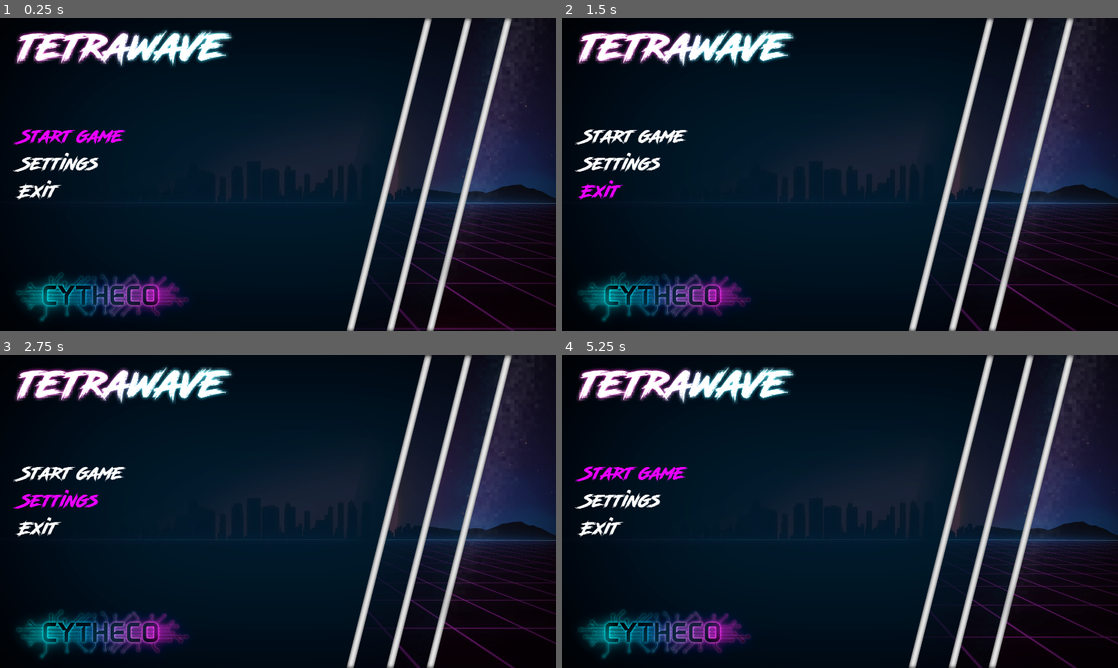
Above: before the commit, frames 1-4 (two rows, left to right).
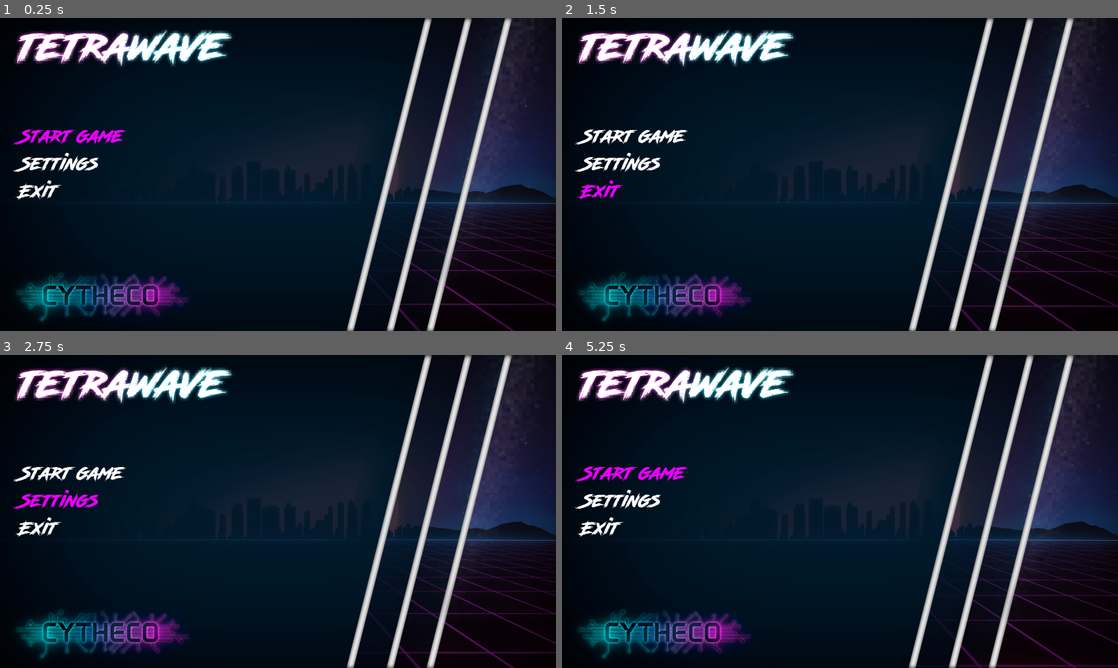
Above: after the commit, the same moments.

Repository: Cydeamon/BlockWave
Game: Godot game, scene res://Main.tscn
Same seed, same stepped clock (60 frames per second), same inputs: the game is played once before the commit and once after it. Sound files missing from this copy of the repository are replaced by a short silence.
Inputs (mouse positions are in pixels of both pictures, inside the frame that each line leads up to):
- Up to frame 1 (0.25 s): no input
- Up to frame 2 (1.5 s): move the mouse to (962, 158) at 0.52 s; hold Right (move_right) 0.53-1.28 s; hold Up (drop) 0.53-1.28 s; click (962, 158) at 0.67 s; tap H (hold) at 0.8, 1.35 s; move the mouse to (728, 190) at 1.27 s; hold Down (move_down) from 1.28 s (still down)
- Up to frame 3 (2.75 s): tap Up (drop) at 1.55 s; move the mouse to (333, 442) at 2.02 s; release Down (move_down) at 2.03 s; hold Right (move_right) from 2.03 s (still down); hold Up (drop) from 2.03 s (still down); tap H (hold) at 2.3 s
- Up to frame 4 (5.25 s): move the mouse to (812, 574) at 2.77 s; release Up (drop) at 2.78 s; tap H (hold) at 2.85, 3.8, 4.35 s; click (812, 574) at 2.92 s; tap Up (drop) at 3.05, 4.55 s; move the mouse to (1006, 558) at 3.52 s; release Right (move_right) at 3.53 s; hold Up (drop) 3.53-4.28 s; hold Left (move_left) 3.53-5.03 s; move the mouse to (673, 464) at 4.27 s; move the mouse to (867, 511) at 5.02 s; hold Down (move_down) from 5.03 s (still down); hold Up (drop) from 5.03 s (still down); click (867, 511) at 5.17 s

The runs differ from the first frame. In frame 1, 0.6% of the frame differs, in the area x 70-100%, y 67-100%; in frame 2, 0.4%; in frame 3, 0.5%; in frame 4, 0.6%.

Commit message:
Optimizations. Bug fixes. Tweaking

Diff:
--- a/Main.tscn
+++ b/Main.tscn
@@ -86,6 +86,7 @@
 
 [node name="bg_animation" type="AnimatedSprite" parent="."]
 frames = SubResource( 1 )
+frame = 4
 playing = true
 centered = false
 
@@ -139,11 +140,6 @@
 [node name="GameField" type="Node2D" parent="Game"]
 position = Vector2( 700, 50 )
 
-[node name="gamefield_bg" type="ColorRect" parent="Game/GameField"]
-margin_right = 500.0
-margin_bottom = 978.0
-color = Color( 0, 0.443137, 0.501961, 1 )
-
 [node name="GameFieldCells" parent="Game/GameField" instance=ExtResource( 34 )]
 number_of_rows = 20
 number_of_cells_in_row = 10
@@ -153,6 +149,7 @@
 wait_time = 0.5
 
 [node name="Menu" type="Node2D" parent="."]
+visible = false
 
 [node name="bg_gameover" type="Sprite" parent="Menu"]
 texture = ExtResource( 2 )
@@ -203,7 +200,7 @@
 [node name="SoundsPlayer" type="AudioStreamPlayer" parent="."]
 
 [node name="input_timer" type="Timer" parent="."]
-wait_time = 0.11
+wait_time = 0.15
 autostart = true
 
 [node name="AnimationPlayer" type="AnimationPlayer" parent="."]
--- a/project.godot
+++ b/project.godot
@@ -19,6 +19,7 @@
 window/size/width=1920
 window/size/height=1080
 window/size/resizable=false
+window/size/fullscreen=true
 window/size/test_width=1280
 window/size/test_height=720
 window/stretch/mode="viewport"
--- a/src/Main.gd
+++ b/src/Main.gd
@@ -141,7 +141,11 @@
 	while row >= 0:
 		for j in gamefield.number_of_cells_in_row:
 			var cell = gamefield.get_node('cell_' + str(row) + '_' + str(j))
-			var upper_cell = gamefield.get_node('cell_' + str(row-1) + '_' + str(j))
+			var upper_cell = null;
+
+			if row > 0:
+				upper_cell = gamefield.get_node('cell_' + str(row-1) + '_' + str(j))
+
 			var upper_cell_value = 0
 
 			if upper_cell != null:
@@ -285,9 +289,16 @@
 				if direction == "right":
 					next_x += 1
 
+				var out_of_range_x = !(next_x >= 0 && next_x < gamefield.number_of_cells_in_row)
+				var out_of_range_y = !(next_y >= 0 && next_y < gamefield.number_of_rows)
+
+				if out_of_range_x || out_of_range_y:
+					result = false
+					continue
+
 				var next_cell = gamefield.get_node("cell_" + str(next_y) + "_" + str(next_x))
 
-				if !next_cell || next_cell.cell_color_index != 0:
+				if next_cell.cell_color_index != 0:
 					result = false
 
 		if result == false:
@@ -457,21 +468,17 @@
 			while current_figure_rotation != 0:
 				rotate_current_figure_left(false)
 
-			if !is_first_hold:
+			if is_first_hold:
+				hold_figure = current_figure.duplicate(true)
+				current_figure = next_figure.duplicate(true)
+				pick_next_figure()
+			else:
 				var temp_hold_figure = hold_figure.duplicate(true)
 				hold_figure = current_figure.duplicate(true)
-				next_figure = temp_hold_figure.duplicate(true)
-			else:
-				hold_figure = current_figure.duplicate(true)
+				current_figure = temp_hold_figure.duplicate(true)
 
 			$Game/UI/Hold/hold_figure.set_cells_colors(hold_figure)
-			current_figure = next_figure.duplicate(true)
-
 			spawn_current_figure_at_the_top()
-			is_figure_falling = true
-
-			if is_first_hold:
-				pick_next_figure()
 
 		if game_was_started && is_figure_falling:
 			if event.is_action_pressed("rotate_left"):
Not shown, changed: todo.md
